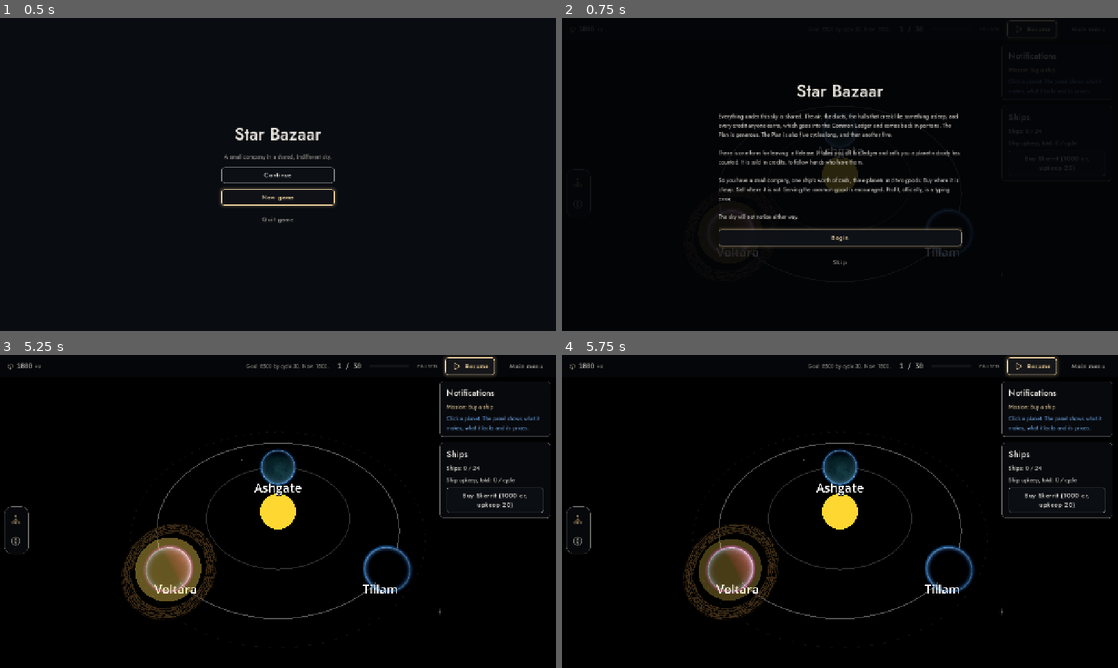
Above: before the commit, frames 1-4 (two rows, left to right).
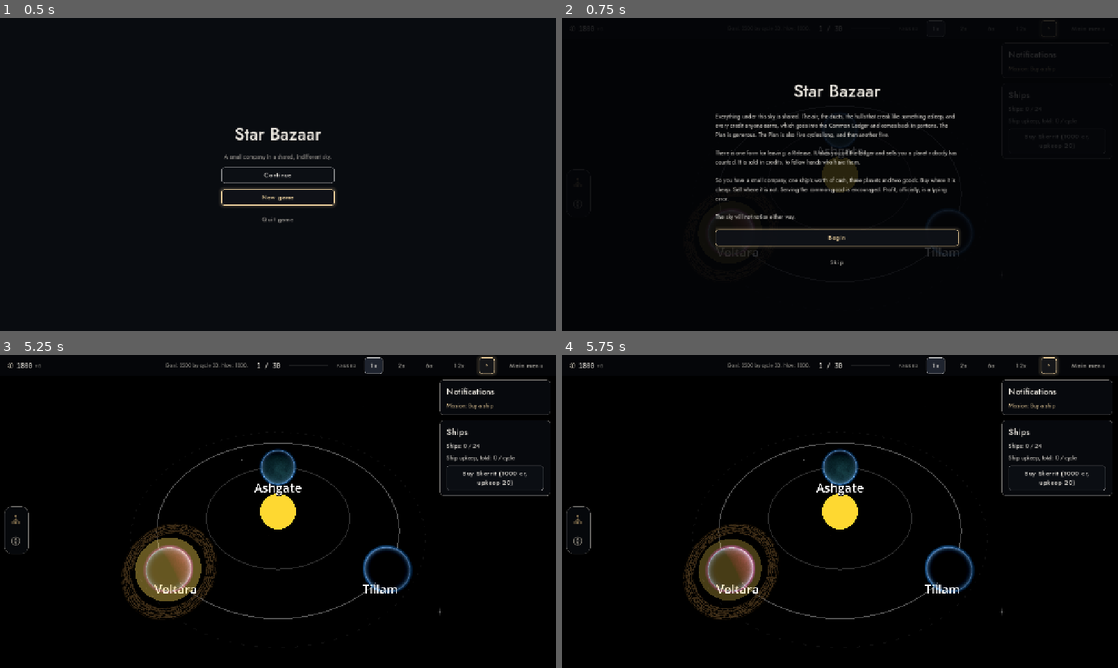
Above: after the commit, the same moments.

Repository: Veltrynox/star-bazaar
Game: Godot game, scene res://game/main_menu.tscn
The game is run twice, just before and just after one commit, with the same random seed, the same clock (stepped at 60 frames per second) and the same inputs.
Inputs (mouse positions are in pixels of both pictures, inside the frame that each line leads up to; where the layout moved, square brackets give the same spot in the first picture):
- Up to frame 1 (0.5 s): no input
- Up to frame 2 (0.75 s): click "New game" at 0.5 s
- Up to frame 3 (5.25 s): click (489, 364) [472, 367] at 1.25 s; click (372, 364) at 2 s, where only the run after the commit has a clickable "1x"; click (400, 364) at 2.75 s, where only the run after the commit has a clickable "2x"; click (428, 364) at 3.5 s, where only the run after the commit has a clickable "6x"; click (461, 364) at 4.25 s, where only the run after the commit has a clickable "12x"; click "Begin" at 5 s
- Up to frame 4 (5.75 s): no input

Frame 1 is identical in both runs. In frame 2, 3.2% of the frame differs, in the area x 27-92%, y 0-80%; in frame 3, 2.5%; in frame 4, 2.5%.

Commit message:
UI: icon-only pause, sticky 1x/2x/6x/12x speed in release, skill point pop-up, scrollbar gutter, guided first steps (T122, T123, T124, T126, T129)

Diff:
--- a/game/debug_menu.gd
+++ b/game/debug_menu.gd
@@ -74,17 +74,6 @@
 ## T34 HOOK: add a control (e.g. the speed button) to the top of the menu.
 func add_tool(control: Control) -> void:
 	tools_box.add_child(control)
-
-## T34: button that cycles the clock speed x1, x2, x4, x8, x12, x1. Runtime only, not saved.
-func add_speed_button() -> void:
-	const SPEEDS := [1.0, 2.0, 4.0, 8.0, 12.0]
-	var b := Button.new()
-	b.text = "Time speed: x%d" % int(main.time_speed)
-	b.pressed.connect(func():
-		var i := SPEEDS.find(main.time_speed)
-		main.time_speed = SPEEDS[(i + 1) % SPEEDS.size()]
-		b.text = "Time speed: x%d" % int(main.time_speed))
-	add_tool(b)
 
 ## Button that fast-forwards to the next cycle via main.debug_advance_cycle().
 func add_next_cycle_button() -> void:
--- a/game/main.gd
+++ b/game/main.gd
@@ -31,7 +31,9 @@
 var debug_force_goal: bool = false  # T78: debug-only, runtime only, never saved
 var debug_force_event: bool = false  # T13: debug-only, fire a random event at the next cycle start, then clears
 var run_recorded: bool = false  # T78: a run is recorded once
-var time_speed: float = 1.0  # T34: debug-only clock multiplier, runtime only, never saved
+var time_speed: float = 1.0  # clock multiplier chosen in the top bar (1, 2, 6 or 12); saved, sticky until changed
+const SPEEDS := [1.0, 2.0, 6.0, 12.0]
+var speed_buttons: Array = []
 var paused: bool = true  # T23: game starts paused after the preface
 var game_over: bool = false
 var choice_pending: bool = false  # T77: win choice shown and not answered yet (saved)
@@ -81,6 +83,9 @@
 var mission_label: Label
 var tutorial_label: Label  # T15: first 4 cycles hint on the board
 var tut_first: Dictionary = {}  # T15: one-time triggers already used this session
+## T124 guided first steps: index into TUT_GUIDE; TUT_GUIDE.size() means done. Saved.
+const TUT_GUIDE := ["TUT_G1_SELECT", "TUT_G2_BUY", "TUT_G3_SEND", "TUT_G4_SELL", "TUT_G5_SKILLS", "TUT_G6_DONE"]
+var tut_step: int = 0
 var trade: RefCounted = Trade.new()  # price/margin logic for T07
 var commodities: Array = []
 var storage: RefCounted = Storage.new()  # T55 planet stock
@@ -163,7 +168,6 @@
 		debug_menu = load("res://game/debug_menu.gd").new()
 		add_child(debug_menu)
 		debug_menu.setup(self)
-		debug_menu.add_speed_button()
 		debug_menu.add_next_cycle_button()
 		debug_menu.add_routes_dump()
 		debug_menu.add_force_goal()
@@ -178,8 +182,8 @@
 	return {"cycle": cycle, "cycle_elapsed": cycle_elapsed, "cash": cash, "paused": paused, "ships": ships,
 		"routes": engine.to_array(), "storage": storage.to_dict(), "orders": engine.local_to_array(),
 		"choice_pending": choice_pending, "learned_skills": learned_skills, "systems_reached": systems_reached,
-		"skill_points": skill_points, "pts_planets": pts_planets, "pts_pairs": pts_pairs, "events": events.to_dict(),
-			"open_systems": open_systems, "reached_ids": reached_ids, "galaxy_seen": galaxy_seen,
+		"time_speed": time_speed, "skill_points": skill_points, "pts_planets": pts_planets, "pts_pairs": pts_pairs, "events": events.to_dict(),
+			"open_systems": open_systems, "reached_ids": reached_ids, "galaxy_seen": galaxy_seen, "tut_step": tut_step,
 		"shield": shield.to_dict(), "storage_cuts": storage.cuts_to_dict(), "price_history": price_history}
 
 func apply_state(s: Dictionary) -> void:
@@ -190,8 +194,10 @@
 			_open_system(sid)
 	reached_ids = _int_array(s.get("reached_ids"))
 	galaxy_seen = bool(s.get("galaxy_seen", false))
+	tut_step = int(s.get("tut_step", TUT_GUIDE.size()))  # old saves: guided steps skipped (already past cycle 1)
 	cycle = maxi(1, int(s.get("cycle", 1)))
 	cycle_elapsed = clampf(float(s.get("cycle_elapsed", 0.0)), 0.0, _cycle_seconds())
+	time_speed = _speed_or_default(s.get("time_speed", 1.0))  # old saves: x1
 	cash = int(s.get("cash", cash))
 	ships = clampi(int(s.get("ships", 0)), 0, int(balance.get("ship_cap", 0)))
 	engine.from_array(s.get("routes", []), ships)  # old saves: no key = zero routes
@@ -237,17 +243,32 @@
 	return out
 
 ## T82: expansion points, each source once. Keys skill_points_planet / _route / _system.
+var _pending_pts := 0  # points earned since the last pop-up (T126)
+var skill_point_pop: Control  # T126 pop-up, created on first use
+
 func _add_points(n: int) -> void:
 	skill_points += n
+	_pending_pts += n
 	if skill_screen != null and skill_screen.visible:
 		skill_screen.refresh()
 
 var _quiet_points := false  # no notice while the start state or an old save is being built
 
 func _point_notice(reason: String) -> void:
+	var earned := _pending_pts
+	_pending_pts = 0
 	if _quiet_points:
 		return
 	post_notice(StoryText.get_text("NOT_SKILL_POINT", {"reason": reason}))
+	if earned > 0:
+		_show_point_pop(earned, reason)
+
+## T126: the visible pop-up, drawn over the top of the screen; never blocks play.
+func _show_point_pop(earned: int, reason: String) -> void:
+	if skill_point_pop == null:
+		skill_point_pop = load("res://game/skill_point_pop.gd").new()
+		add_child(skill_point_pop)
+	skill_point_pop.show_points(earned, reason, StoryText.get_text("NOT_SKILL_POP_TITLE", {"points": earned}))
 
 func _award_planet(p: int) -> void:
 	if p < 0 or pts_planets.has(p):
@@ -498,6 +519,7 @@
 
 ## Rebuilds the planet panel (rows, connections, ship button) for the selected planet.
 func _refresh_panel() -> void:
+	_tut_advance()  # T124: selecting a planet is a guided step
 	if selected_planet >= 0:
 		planet_panel.rebuild()
 
@@ -712,6 +734,7 @@
 
 func _after_change() -> void:
 	_push_routes_to_map()
+	_tut_advance()
 	_refresh()
 	_refresh_panel()
 	save_now()
@@ -1011,7 +1034,9 @@
 		"asteroid_pay":  # T109: payment to the state; the point is an event reward, not bought
 			cash -= events.asteroid_cost()
 			_add_points(ASTEROID_REWARD_POINTS)
+			_pending_pts = 0
 			post_notice(StoryText.get_text("EV20_REWARD"))
+			_show_point_pop(ASTEROID_REWARD_POINTS, StoryText.get_text("EV20_REWARD"))
 		"asteroid_decline":  # T109: seeded roll, bad = storage cut at one established planet, else nothing
 			asteroid_last_hit = -1
 			if events.asteroid_roll():
@@ -1195,6 +1220,8 @@
 func debug_add_points(n: int) -> void:
 	if OS.is_debug_build():
 		_add_points(n)
+		_pending_pts = 0
+		_show_point_pop(n, "Debug: points added")
 		_after_change()
 
 func debug_set_route_level(id: int, level: int) -> bool:
@@ -1226,6 +1253,7 @@
 	if not OS.is_debug_build():
 		return
 	tut_first = {}
+	tut_step = 0
 	galaxy_seen = false
 	cycle = 1
 	cycle_elapsed = 0.0
@@ -1245,6 +1273,29 @@
 	get_tree().reload_current_scene()
 
 ## Player pause toggle (button, Space): posts the paused notice.
+## Top bar speed selector: 1x, 2x, 6x, 12x. Sticky: it stays until the player picks another.
+func _build_speed_buttons(box: HBoxContainer) -> void:
+	var group := ButtonGroup.new()
+	for i in SPEEDS.size():
+		var b := Button.new()
+		b.text = "%dx" % int(SPEEDS[i])
+		b.toggle_mode = true
+		b.button_group = group
+		b.theme_type_variation = "ButtonGhost"
+		b.tooltip_text = "Game speed %dx" % int(SPEEDS[i])
+		b.custom_minimum_size = Vector2(34, 28)
+		b.pressed.connect(set_speed.bind(SPEEDS[i]))
+		box.add_child(b)
+		speed_buttons.append(b)
+
+func set_speed(value: float) -> void:
+	time_speed = _speed_or_default(value)
+
+## Only the four speeds are allowed; anything else (old or bad saves) becomes x1.
+func _speed_or_default(value) -> float:
+	var v := float(value)
+	return v if SPEEDS.has(v) else 1.0
+
 func toggle_pause() -> void:
 	set_paused(not paused)
 	post_notice(StoryText.get_text("NOT_PAUSED" if paused else "NOT_RESUMED"))
@@ -1318,8 +1369,12 @@
 	state_label = Label.new()
 	state_label.theme_type_variation = "LabelCaption"
 	box.add_child(state_label)
+	_build_speed_buttons(box)
 	pause_button = Button.new()
 	pause_button.theme_type_variation = "ButtonPrimary"
+	pause_button.icon_alignment = HORIZONTAL_ALIGNMENT_CENTER
+	pause_button.expand_icon = true
+	pause_button.custom_minimum_size = Vector2(36, 28)
 	pause_button.pressed.connect(toggle_pause)
 	box.add_child(pause_button)
 	var menu_button := Button.new()
@@ -1377,6 +1432,7 @@
 func _refresh() -> void:
 	if goal_label == null:
 		return
+	_tut_advance()
 	goal_label.text = StoryText.get_text("LBL_GOAL", {"goal": int(balance.get("win_cash", 0)),
 		"cycle": int(balance.get("win_cycle", 0)), "cash": cash})
 	cash_label.text = str(cash)
@@ -1391,8 +1447,11 @@
 	else:
 		state_label.text = StoryText.get_or("LBL_RUNNING", "Running").to_upper()
 	progress.value = cycle_elapsed / _cycle_seconds()
-	pause_button.text = "Resume" if paused else "Pause"
+	pause_button.text = ""  # icon only (owner item 1)
+	pause_button.tooltip_text = StoryText.get_or("MENU_RESUME", "Resume") if paused else StoryText.get_or("MENU_PAUSE", "Pause")
 	pause_button.icon = Ui.icon("play" if paused else "pause")
+	for i in speed_buttons.size():
+		speed_buttons[i].button_pressed = SPEEDS[i] == time_speed
 	var star := " *" if SkillTree.any_affordable(learned_skills, skill_points, balance, skill_ctx()) else ""
 	skills_button.tooltip_text = StoryText.get_text("MENU_SKILLS") + star
 	skills_button.icon = Ui.icon("skills")
@@ -1416,11 +1475,36 @@
 	if tutorial_label == null:
 		return
 	var parts: Array = []
+	if tut_step < TUT_GUIDE.size():  # T124: while the guided steps run, their line is the only tutorial line
+		ids = [TUT_GUIDE[tut_step]]
 	for id in ids:
 		parts.append(StoryText.get_or(str(id), "", {}))
 	var t := "\n".join(parts).strip_edges()
 	tutorial_label.text = t
-	tutorial_label.visible = t != "" and cycle <= 4 and not game_over
+	tutorial_label.visible = t != "" and (cycle <= 4 or tut_step < TUT_GUIDE.size()) and not game_over
+
+## T124: moves the guided tutorial on when the player has done the current step. Called on every change.
+func _tut_advance() -> void:
+	var moved := false
+	while tut_step < TUT_GUIDE.size() and _tut_step_done(tut_step):
+		tut_step += 1
+		moved = true
+	if moved:
+		_tut_show([])
+
+func _tut_step_done(i: int) -> bool:
+	match i:
+		0:
+			return selected_planet >= 0
+		1:
+			return engine.local.values().any(func(o): return bool(o["buy"]))
+		2:
+			return not engine.routes.is_empty()
+		3:
+			return engine.local.values().any(func(o): return bool(o["sell"]))
+		4:
+			return not learned_skills.is_empty()
+	return false
 
 ## Shows `ids` the first time `key` fires (cycles 1 to 4).
 func _tut_once(key: String, ids: Array) -> void:
--- /dev/null
+++ b/game/skill_point_pop.gd
@@ -0,0 +1,69 @@
+extends Control
+## T126: short pop-up when expansion points are earned: "+1 skill point" and the reason, with a
+## ring that opens and fades. Owner item 5. Never blocks clicks (mouse filter IGNORE) and fades by itself.
+## Drawing only: no textures, no new art. Shown by main.gd through show_points().
+
+const HOLD_SECONDS := 2.2
+const FADE_SECONDS := 0.6
+
+var _ring_t: float = 1.0  # 0 at the start of the splash, 1 when it has finished
+var _card: PanelContainer
+var _title: Label
+var _reason: Label
+var _tween: Tween
+
+func _ready() -> void:
+	set_anchors_and_offsets_preset(Control.PRESET_FULL_RECT)
+	mouse_filter = Control.MOUSE_FILTER_IGNORE
+	visible = false
+	_card = PanelContainer.new()
+	_card.mouse_filter = Control.MOUSE_FILTER_IGNORE
+	_card.set_anchors_and_offsets_preset(Control.PRESET_CENTER_TOP)
+	_card.position.y = 72
+	_card.grow_horizontal = Control.GROW_DIRECTION_BOTH
+	add_child(_card)
+	var box := VBoxContainer.new()
+	box.add_theme_constant_override("separation", 2)
+	box.mouse_filter = Control.MOUSE_FILTER_IGNORE
+	_card.add_child(box)
+	_title = Label.new()
+	_title.theme_type_variation = "LabelAccent"
+	_title.horizontal_alignment = HORIZONTAL_ALIGNMENT_CENTER
+	_title.mouse_filter = Control.MOUSE_FILTER_IGNORE
+	box.add_child(_title)
+	_reason = Label.new()
+	_reason.theme_type_variation = "LabelSmall"
+	_reason.horizontal_alignment = HORIZONTAL_ALIGNMENT_CENTER
+	_reason.mouse_filter = Control.MOUSE_FILTER_IGNORE
+	box.add_child(_reason)
+
+## points: how many were earned; reason: one line of story text.
+func show_points(points: int, reason: String, title: String) -> void:
+	_title.text = title
+	_reason.text = reason
+	modulate.a = 1.0
+	visible = true
+	_ring_t = 0.0
+	if _tween != null and _tween.is_valid():
+		_tween.kill()
+	_tween = create_tween()
+	_tween.tween_property(self, "_ring_t", 1.0, HOLD_SECONDS).set_trans(Tween.TRANS_SINE)
+	_tween.tween_property(self, "modulate:a", 0.0, FADE_SECONDS)
+	_tween.tween_callback(func(): visible = false)
+	queue_redraw()
+
+func _process(_delta: float) -> void:
+	if visible:
+		queue_redraw()
+
+func _draw() -> void:
+	if not visible:
+		return
+	# one ring that opens from the card and fades: a splash without new art
+	var centre := Vector2(size.x * 0.5, 72.0 + 24.0)
+	var radius := lerpf(20.0, 260.0, _ring_t)
+	var col: Color = Ui.col("star_warm")
+	col.a = (1.0 - _ring_t) * 0.8
+	draw_arc(centre, radius, 0.0, TAU, 96, col, 3.0, true)
+	col.a *= 0.4
+	draw_arc(centre, radius * 0.6, 0.0, TAU, 72, col, 2.0, true)
--- a/game/ui.gd
+++ b/game/ui.gd
@@ -95,7 +95,12 @@
 	content.size_flags_horizontal = Control.SIZE_EXPAND_FILL
 	if content.get_parent() != null:
 		content.get_parent().remove_child(content)
-	sc.add_child(content)
+	# owner item 8: a gutter keeps the content clear of the scrollbar
+	var gutter := MarginContainer.new()
+	gutter.size_flags_horizontal = Control.SIZE_EXPAND_FILL
+	gutter.add_theme_constant_override("margin_right", 14)
+	gutter.add_child(content)
+	sc.add_child(gutter)
 	panel.add_child(sc)
 	var fit := func() -> void:
 		if not is_instance_valid(panel) or not panel.is_inside_tree():
